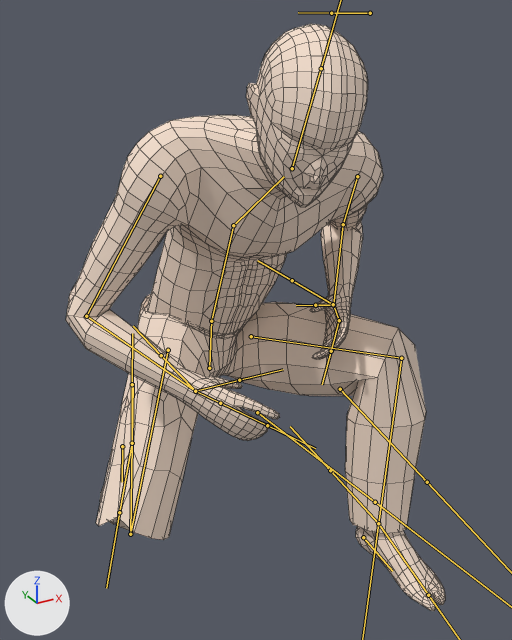
Before and after pictures for a commit that changed the FBX model Madhouse/Assets/Models/Agent_animated.fbx.
Rendered twice from a 50 mm camera at (-1.57, -3.14, 2.78) aimed at (0.01, -0.26, 1.34). Lighting does not change. The marker at lower left points along +X, +Y and +Z. Both versions are drawn at frame 58 of the action 'Armature|Walk_Crouch'; the numbers are the values there. The bones that bend it are drawn over the model as lines. Mesh edges are drawn as thin lines.
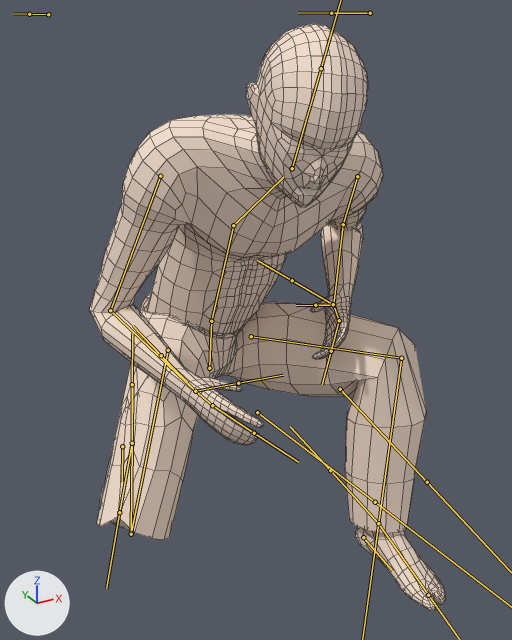
Boxes (x1, y1, x2, y2) around the edits, measured in the pictures (512 x 640 px):
'Cube.001', posed (6% narrower): before (66, 24, 445, 611); after (89, 24, 445, 611)
bone 'Oberarm.r.001', root to tip: before (160, 176) to (86, 316); after (160, 176) to (110, 310)

Edits to the bpy script that builds the scene:
```text
Change bone_oberarm_r_001:
    where bone_oberarm_r_001 = bpy.data.objects['Armature'].pose.bones['Oberarm.r.001']  # child of 'Oberkorper'
    bone_oberarm_r_001.rotation_quaternion: (0.916, 0.061, -0.133, 0.373) -> (0.928, -0.089, -0.057, 0.356)  # degrees (1, -17, 44) -> degrees (-12, -2, 42)
```
